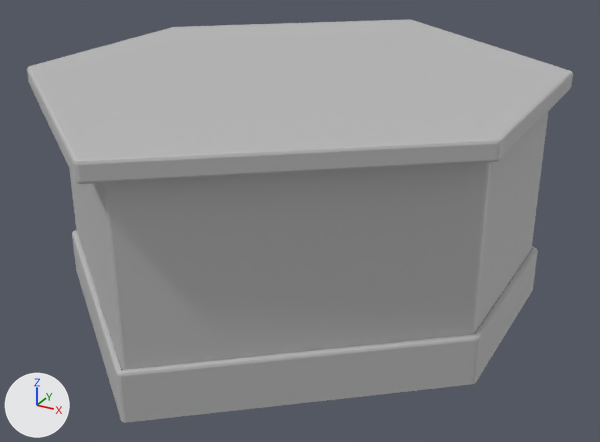
The FBX model Assets/Luke/Cloister Assets/Wall_End.fbx, before and after one commit.
Rendered twice from a camera (50 mm lens) standing at (0.47, -0.224, 0.004) and looking at (0.323, 0.043, -0.129). Arrows for +X, +Y and +Z are at lower left; the lights stay in place. Where no turn or scale is listed for an object, it has been applied to the vertices.

The first picture shows 'Wall_End'.
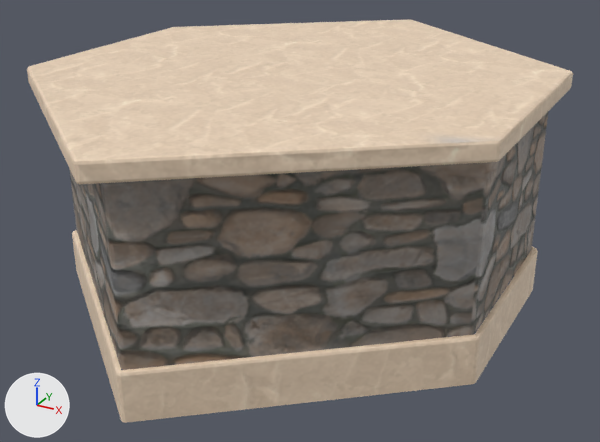
The newer file is also rescaled (x8.937), turned or shifted as a whole; pictures and numbers use the older file's frame.

What changed in the scene script:
```text
Add img_wall_end_wall_end_normal_png:
    img_wall_end_wall_end_normal_png = load_image('Wall_End_Wall End_Normal.png', 'Textures/Wall_End_Wall End_Normal.png', 2048, 2048, 'Non-Color')
Add img_wall_end_wall_end_basecolor_png:
    img_wall_end_wall_end_basecolor_png = load_image('Wall_End_Wall End_BaseColor.png', 'Textures/Wall_End_Wall End_BaseColor.png', 2048, 2048, 'sRGB')
Add mat_m_wall_end:
    mat_m_wall_end = bpy.data.materials.new('M_Wall_End')
    # uses the picture img_wall_end_wall_end_basecolor_png
    # uses the picture img_wall_end_wall_end_normal_png
Change me_mesh:
    where me_mesh.from_pydata(...)  # 188 vertices, 149 faces; spans x -0.1..0.084, y -0.119..0.118, z -0.049..0.04
    remove me_mesh.materials.append(mat_lambert1)  # grey #bcbcbc
    add me_mesh.materials.append(mat_m_wall_end)
```

What differs and where, as boxes (x1, y1, x2, y2) in the pictures (600 x 442 px):
'Wall_End', recoloured
    both: (27, 19, 573, 423)
